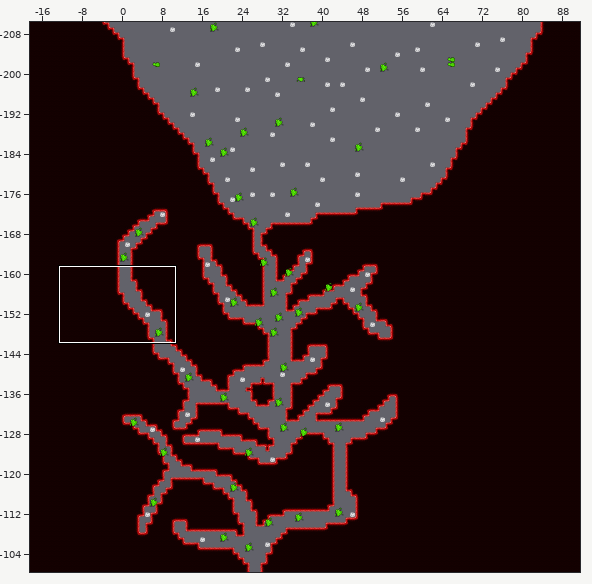
Level history. Tiled map (JSON): src/assets/maps/sperm.json. Above: a wide view before the commit, with the close-up outlined.
Close-up. As it was:
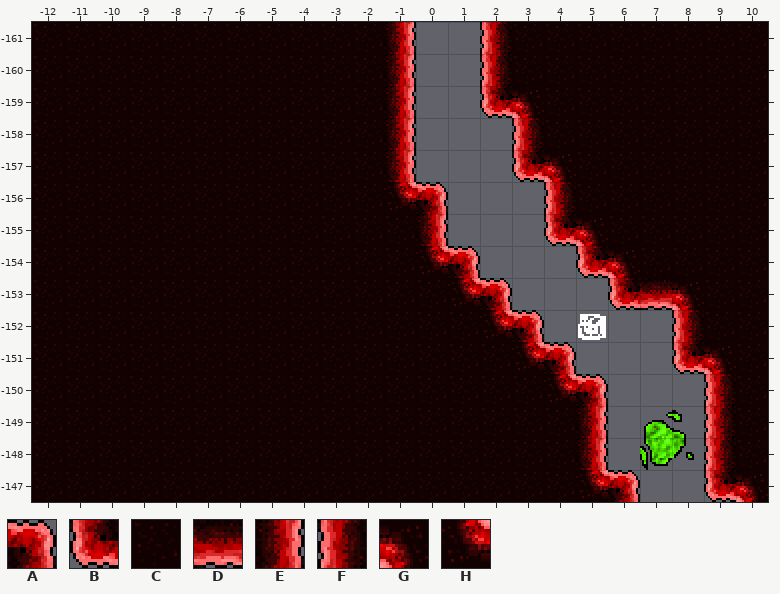
Cells are 16x16 px. Shown: x -12..10, y -161..-147. The commit also changed other parts of the map, which this record leaves out.
Key: from "organ": A 0 turned 270, B 0 turned 90, C 2, D 4, E 4 turned 270, F 4 turned 90, G 5, H 5 turned 180.
_ is an empty cell.
Layers that did not change in this view are not listed.
Layer "top" before, first column x -12:
-161 CCCCCCCCCCCE__FCCCCCCCC
-160 CCCCCCCCCCCE__FCCCCCCCC
-159 CCCCCCCCCCCE__BGCCCCCCC
-158 CCCCCCCCCCCE___FCCCCCCC
-157 CCCCCCCCCCCE___BGCCCCCC
-156 CCCCCCCCCCCHA___FCCCCCC
-155 CCCCCCCCCCCCE___BGCCCCC
-154 CCCCCCCCCCCCHA___BGCCCC
-153 CCCCCCCCCCCCCHA___BDGCC
-152 CCCCCCCCCCCCCCHA____FCC
-151 CCCCCCCCCCCCCCCHA___BGC
-150 CCCCCCCCCCCCCCCCHA___FC
-149 CCCCCCCCCCCCCCCCCE___FC
-148 CCCCCCCCCCCCCCCCCE___FC
-147 CCCCCCCCCCCCCCCCCHA__BG
After:
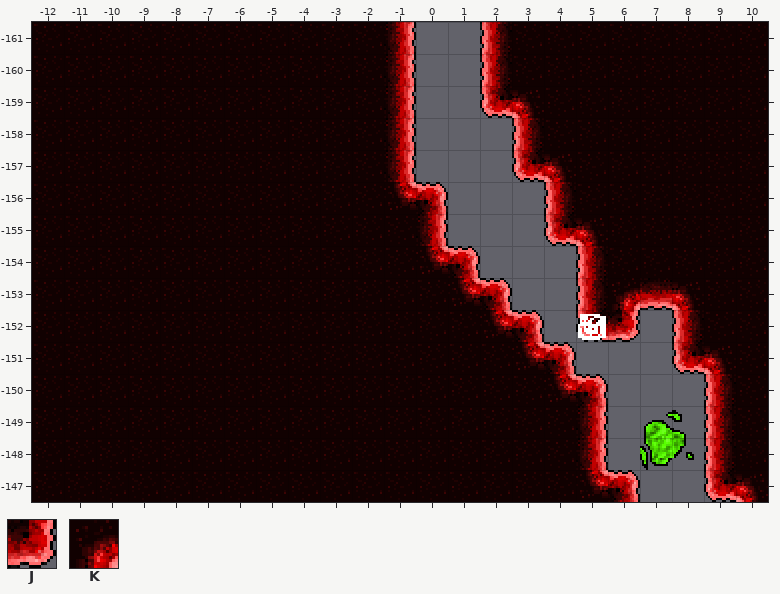
Further tiles: from "organ": J 0, K 5 turned 270.
Edits made:
Layer "top":
The edit adds tile B in row -152 at x 5.
Tile G gives way to tile C in row -154 at x 6.
Tile B gives way to tile F in row -154 at x 5.
The edit adds tile F in row -153 at x 5.
The edit adds tile J in row -152 at x 6.
Tile B gives way to tile K in row -153 at x 6.
Pixel boxes of the changes (left, top, right, bottom) in both close-ups:
changed: (576, 246, 640, 342)
